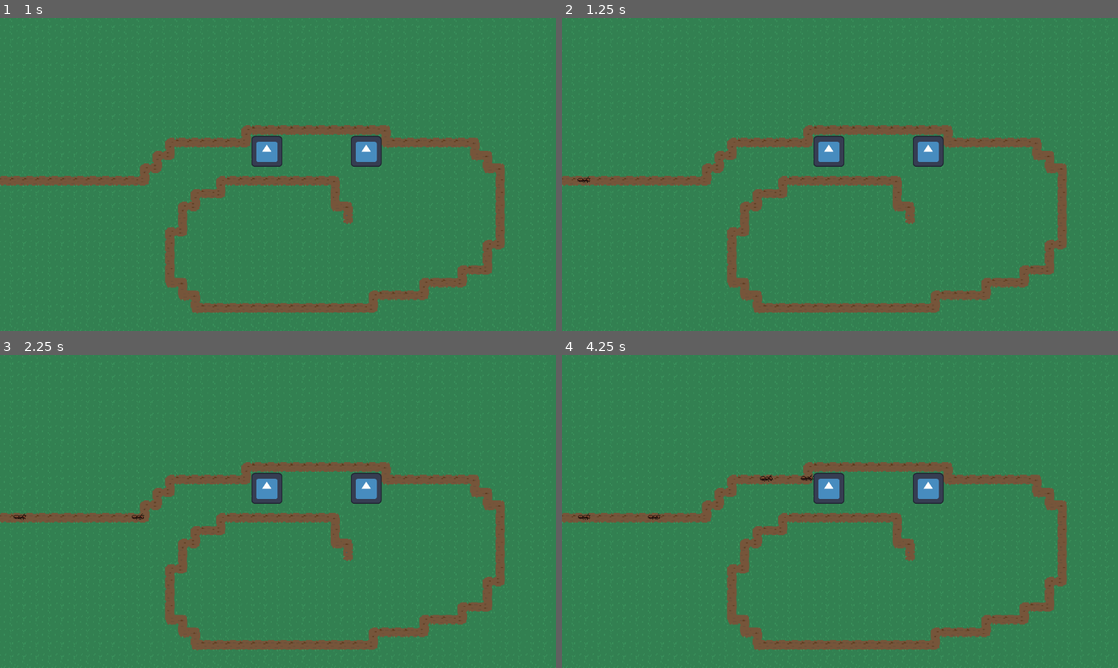
Above: before the commit, frames 1-4 (two rows, left to right).
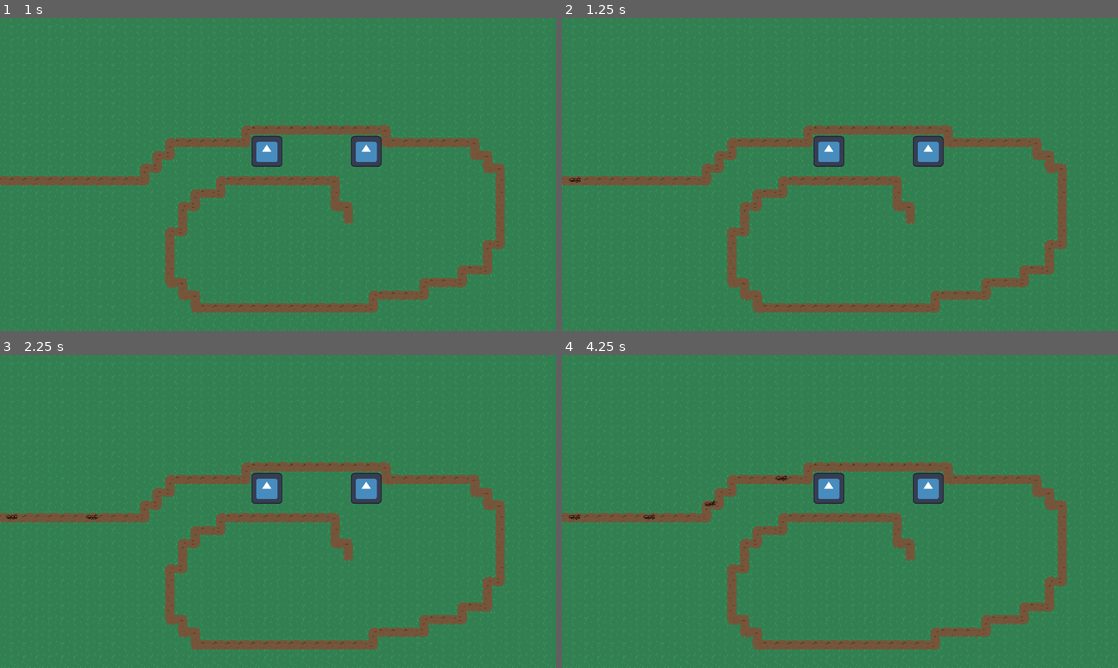
Above: after the commit, the same moments.

Repository: tomsku21/TD_project
Game: Godot game, scene res://Scenes/Main.tscn
Two runs of this game, one before a commit and one after it. Both use one fixed random seed, a clock stepped at 60 frames per second and the inputs below. The engine's default icon, where the game draws it, is replaced by a stand-in: a white triangle on a blue panel in a dark square.
Inputs:
- Up to frame 1 (1 s): tap Enter at 0.5 s
- Up to frame 2 (1.25 s): no input
- Up to frame 3 (2.25 s): tap Space at 1.25 s; tap Enter at 2 s
- Up to frame 4 (4.25 s): no input

Frame 1 is identical in both runs. In frame 2, less than 0.1% of the frame differs, in the area x 1-6%, y 50-53%; in frame 3, less than 0.1%; in frame 4, 0.2%, in the area x 1-46%, y 38-53%.

Commit message:
Eipä mitään muutosta :D

Diff:
--- a/Scenes/enemy.tscn
+++ b/Scenes/enemy.tscn
@@ -3,29 +3,29 @@
 [ext_resource type="Script" uid="uid://du3u44on1bq8k" path="res://Scripts/Enemy.gd" id="1_1f0kj"]
 [ext_resource type="Texture2D" uid="uid://cow57jupqj173" path="res://Assets/Ants/Ants.png" id="2_1f0kj"]
 
+[sub_resource type="AtlasTexture" id="AtlasTexture_1f0kj"]
+atlas = ExtResource("2_1f0kj")
+region = Rect2(0, 125, 91, 92)
+
 [sub_resource type="AtlasTexture" id="AtlasTexture_afpow"]
 atlas = ExtResource("2_1f0kj")
-region = Rect2(0, 192, 90, 96)
+region = Rect2(91, 125, 91, 92)
 
 [sub_resource type="AtlasTexture" id="AtlasTexture_287tu"]
 atlas = ExtResource("2_1f0kj")
-region = Rect2(90, 192, 90, 96)
-
-[sub_resource type="AtlasTexture" id="AtlasTexture_0830c"]
-atlas = ExtResource("2_1f0kj")
-region = Rect2(180, 192, 90, 96)
+region = Rect2(182, 125, 91, 92)
 
 [sub_resource type="SpriteFrames" id="SpriteFrames_ghaa6"]
 animations = [{
 "frames": [{
 "duration": 1.0,
+"texture": SubResource("AtlasTexture_1f0kj")
+}, {
+"duration": 1.0,
 "texture": SubResource("AtlasTexture_afpow")
 }, {
 "duration": 1.0,
 "texture": SubResource("AtlasTexture_287tu")
-}, {
-"duration": 1.0,
-"texture": SubResource("AtlasTexture_0830c")
 }],
 "loop": true,
 "name": &"default",
@@ -42,11 +42,12 @@
 speed = 70
 
 [node name="AnimatedSprite2D" type="AnimatedSprite2D" parent="CharacterBody2D"]
-position = Vector2(3.8147e-06, -6)
-scale = Vector2(0.188889, 0.188889)
+position = Vector2(-5.96046e-08, -1)
+scale = Vector2(0.171367, 0.171368)
 sprite_frames = SubResource("SpriteFrames_ghaa6")
 autoplay = "default"
-frame_progress = 0.845413
+frame_progress = 0.505874
+flip_h = true
 
 [node name="CollisionShape2D" type="CollisionShape2D" parent="CharacterBody2D"]
 position = Vector2(0, -1.5)
--- a/Scripts/spawner.gd
+++ b/Scripts/spawner.gd
@@ -18,7 +18,7 @@
 
 	var new_enemy = enemys[0].instantiate()
 	path.add_child(new_enemy)
-	new_enemy.get_child(0).speed = randi_range(70, 200)
+	new_enemy.get_child(0).speed = randi_range(70, 100)
 	new_enemy.get_child(0).damage = randi_range(5, 10)
 
 	GlobalVariables.enemy_count += 1
